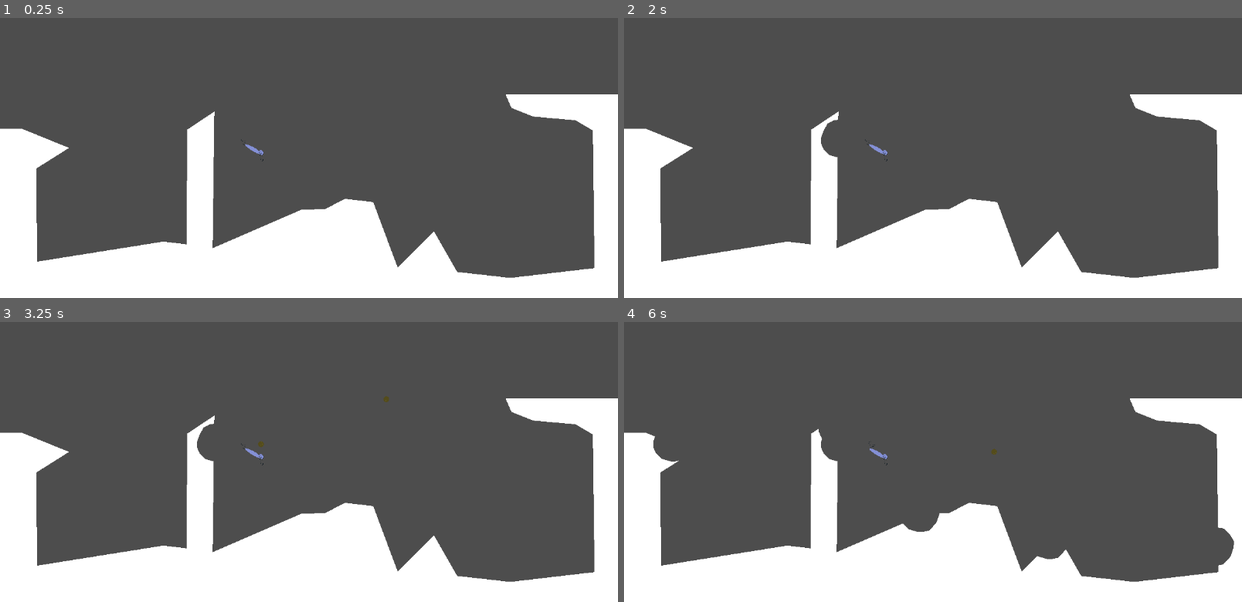
Above: before the commit, frames 1-4 (two rows, left to right).
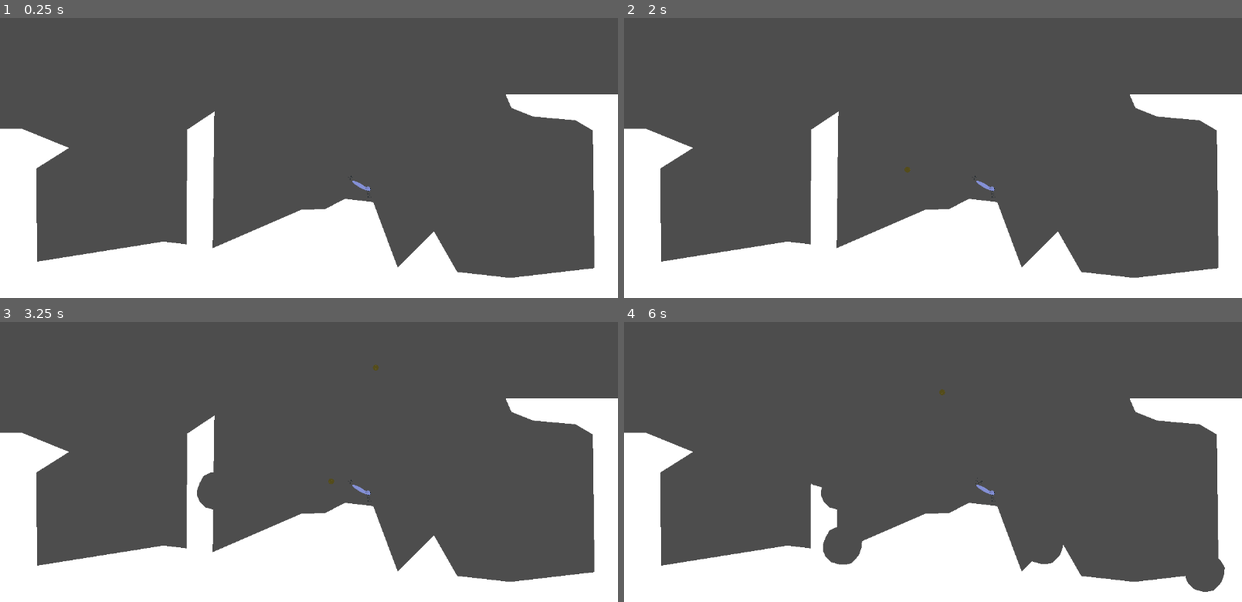
Above: after the commit, the same moments.

Repository: Jacob-Hawksley/Bugs
Game: Godot game, scene res://main.tscn
Two runs of this game, one before a commit and one after it. Both use one fixed random seed, a clock stepped at 60 frames per second and the inputs below.
Inputs (mouse positions are in pixels of both pictures, inside the frame that each line leads up to):
- Up to frame 1 (0.25 s): no input
- Up to frame 2 (2 s): tap Enter at 0.5 s; move the mouse to (1068, 107) at 0.52 s; tap Space (shoot) at 0.6, 1.35 s; move the mouse to (809, 141) at 1.27 s
- Up to frame 3 (3.25 s): move the mouse to (370, 352) at 2.02 s; tap Space (shoot) at 2.1, 2.85 s; move the mouse to (278, 498) at 2.77 s
- Up to frame 4 (6 s): tap Space (shoot) at 3.5, 3.6, 4.35, 5.1, 5.85 s; move the mouse to (1118, 481) at 3.52 s; tap Enter at 4.25 s; move the mouse to (747, 375) at 4.27 s; move the mouse to (963, 428) at 5.02 s; move the mouse to (840, 341) at 5.77 s

The runs differ from the first frame. In frame 1, less than 0.1% of the frame differs, in the area x 39-60%, y 43-65%; in frame 2, 0.4%; in frame 3, 0.7%; in frame 4, 2.7%, in the area x 4-99%, y 23-97%.

Commit message:
Update main.tscn

Diff:
--- a/bugs/main.tscn
+++ b/bugs/main.tscn
@@ -8,7 +8,7 @@
 script = ExtResource("1_ig7tw")
 
 [node name="Ant" parent="." instance=ExtResource("2_0xm2m")]
-position = Vector2(220, 487)
+position = Vector2(885, 713)
 
 [node name="Terrain" parent="." instance=ExtResource("3_h2yge")]
 
